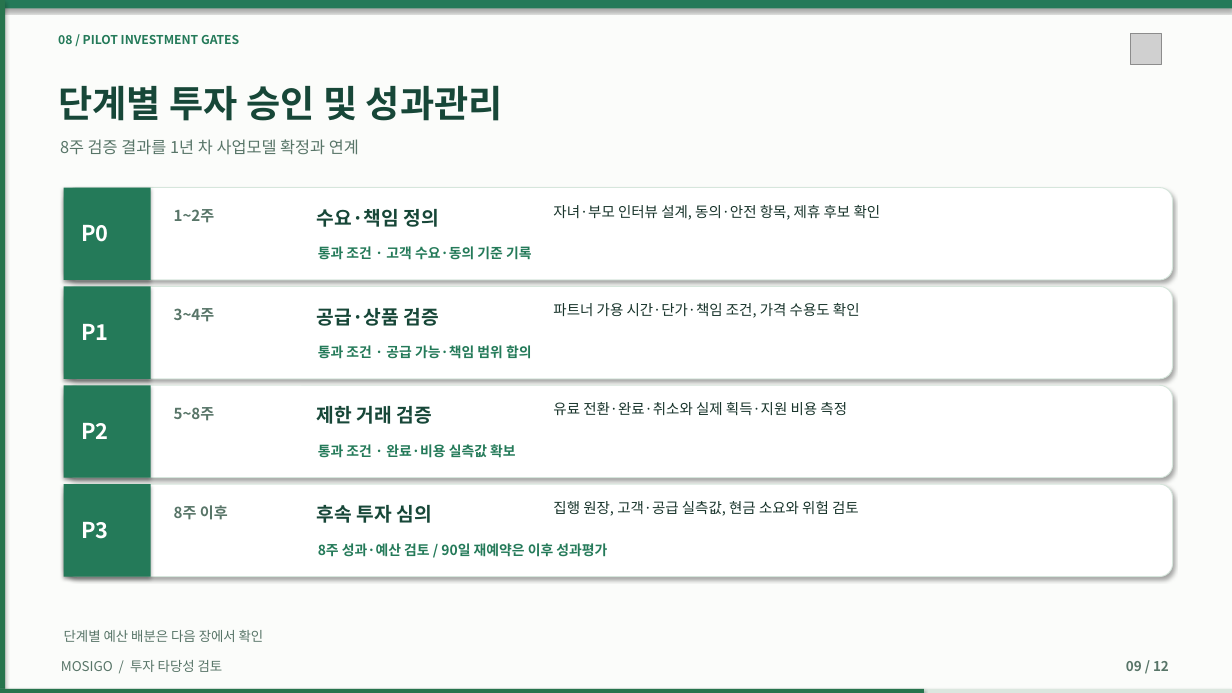
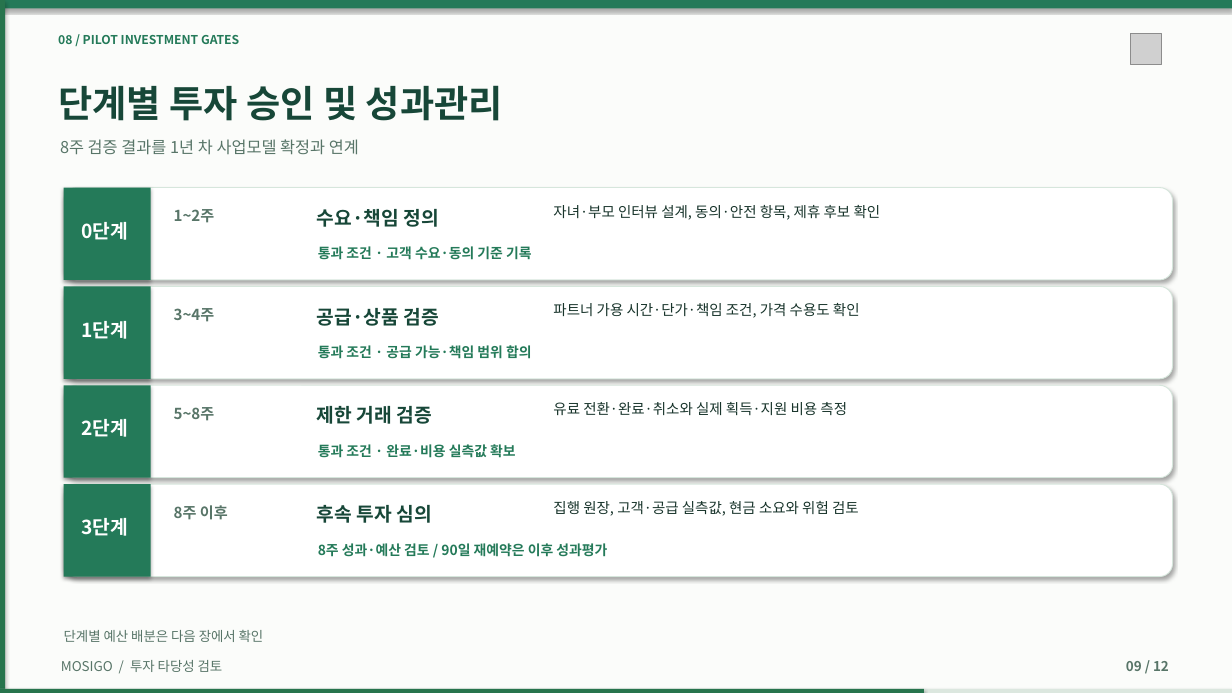
Before and after one commit to dohyunkimmm/mosigo-case-study, a slide deck: slide 9 of downloads/MOSIGO_IR_Investment_Review_12slides.pptx. Drawn at 1232x693 pixels with LibreOffice and Linux fonts; fonts in the diff are those of the drawing; grey boxes stand for pictures. Boxes give left, top, right and bottom in pixels: in the first picture for what was removed or moved away, otherwise in the second. Text is boxed around its words. In the diff, an @@ line names an element or a change of style, - is before the commit and + after.

```diff
--- a/downloads/MOSIGO_IR_Investment_Review_12slides.pptx
+++ b/downloads/MOSIGO_IR_Investment_Review_12slides.pptx
@@ text at box(81, 222, 128, 240): text changed; size 17 to 15 pt @@
-P0
+0단계
@@ text at box(81, 321, 128, 339): text changed; size 17 to 15 pt @@
-P1
+1단계
@@ text at box(81, 419, 128, 437): text changed; size 17 to 15 pt @@
-P2
+2단계
@@ text at box(81, 518, 128, 536): text changed; size 17 to 15 pt @@
-P3
+3단계
```
Also in this commit, not shown: 3 other slides changed, 9 other files.
